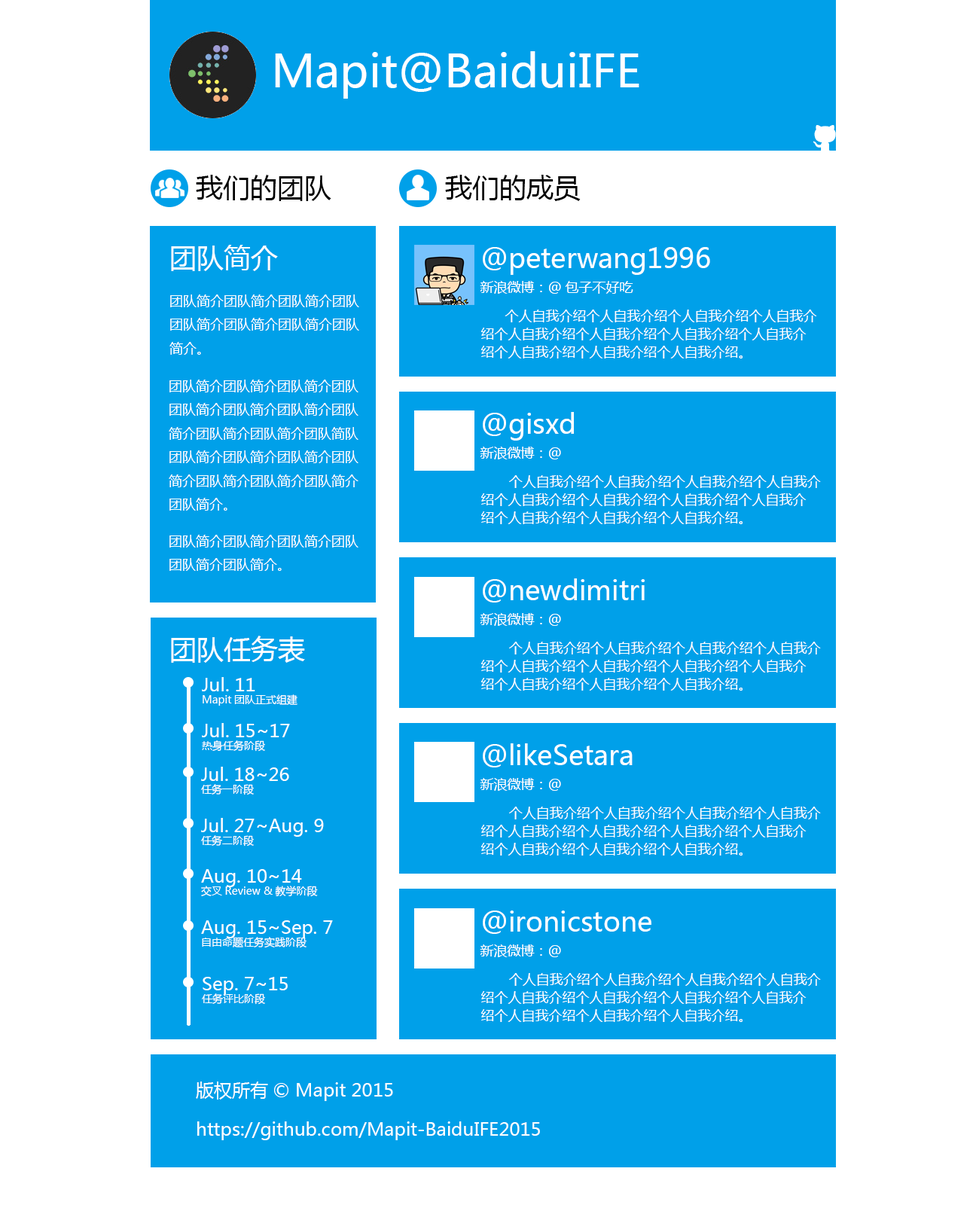
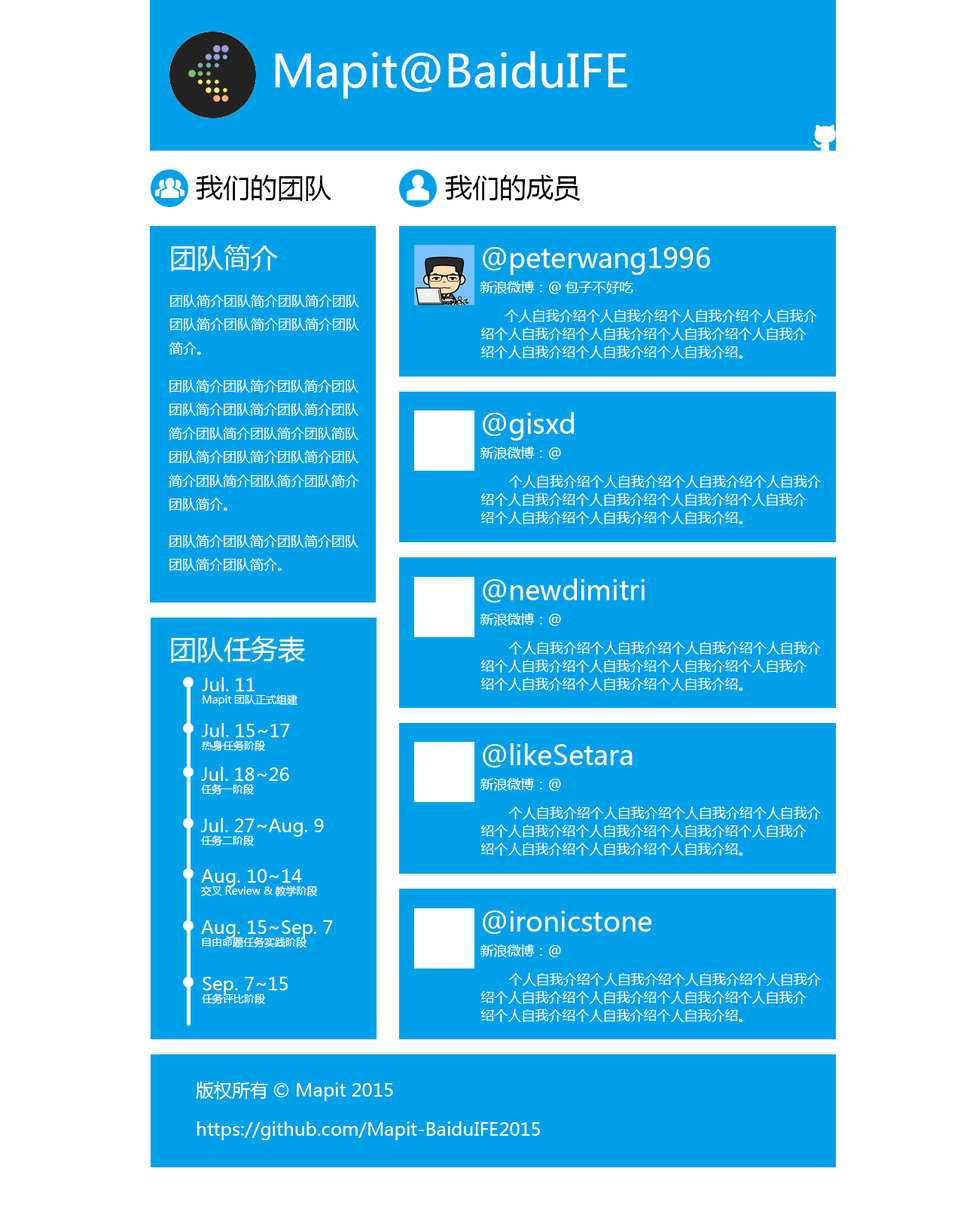
Revision of a layered 979 × 1205 image; what changed, layer by layer:
renamed "Mapit@BaiduiIFE" to "Mapit@BaiduIFE", painted on it over (x1=567, y1=51, x2=640, y2=88)
